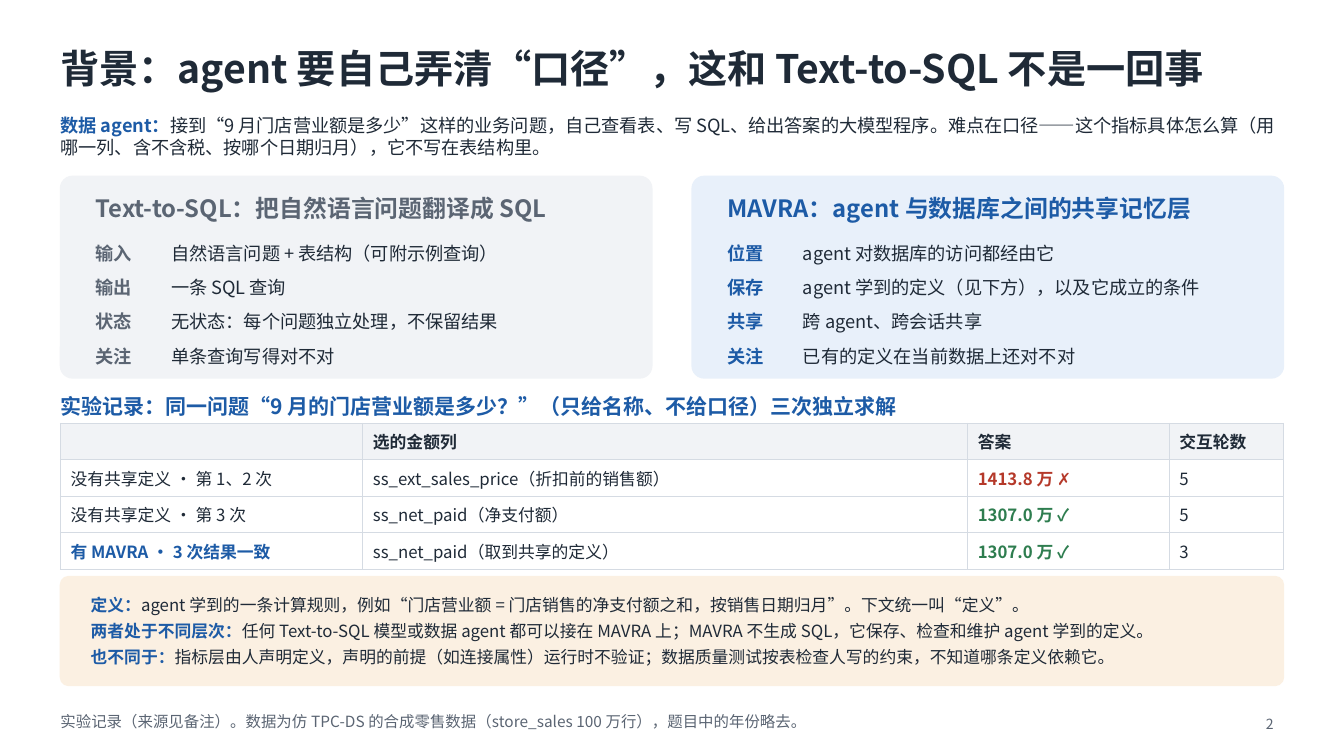
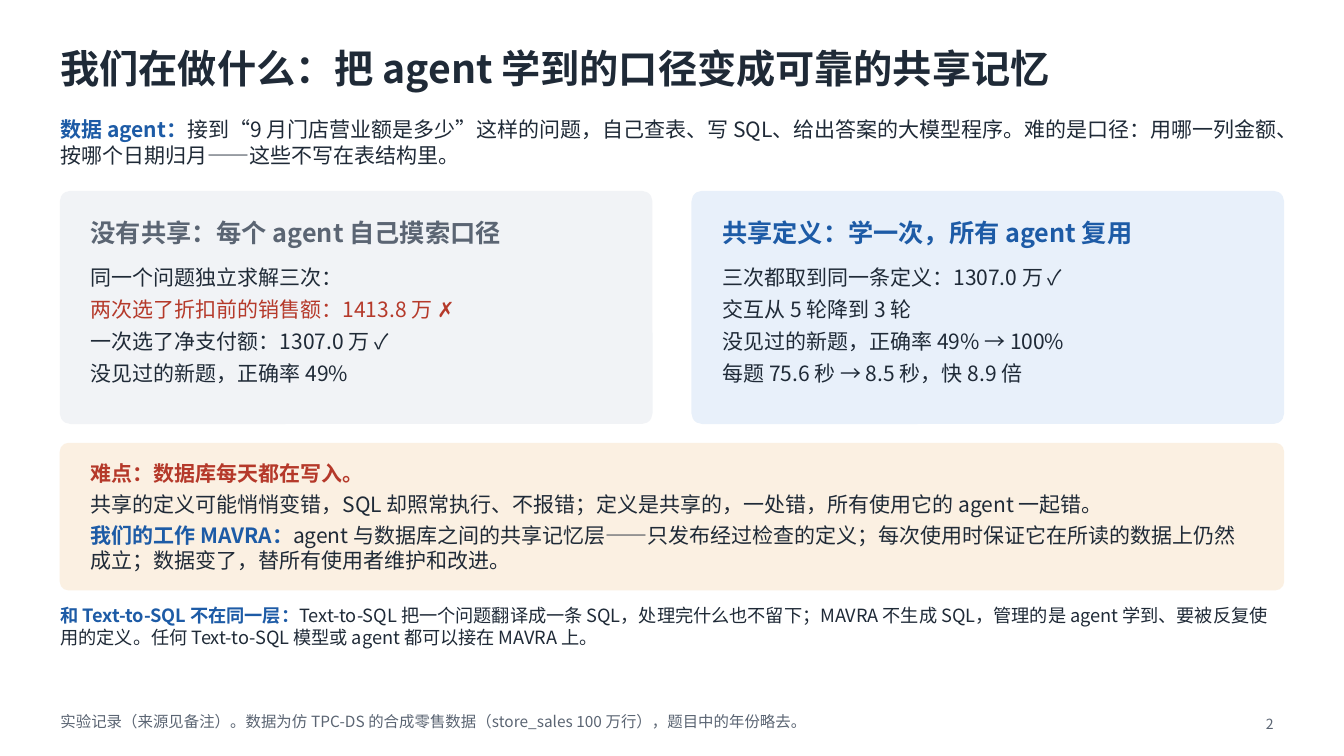
Before and after one commit to mmmttt000045/agent4db-adapter, a slide deck: slide 2 of docs/mavra-system.pptx. Drawn at 1344x756 pixels with LibreOffice and Linux fonts; fonts in the diff are those of the drawing. Boxes give left, top, right and bottom in pixels: in the first picture for what was removed or moved away, otherwise in the second. Text is boxed around its words. In the diff, an @@ line names an element or a change of style, - is before the commit and + after.

```diff
--- a/docs/mavra-system.pptx
+++ b/docs/mavra-system.pptx
@@ title at [60,49,1049,93]: text changed @@
-背景：agent 要自己弄清“口径”，这和 Text-to-SQL 不是一回事
+我们在做什么：把 agent 学到的口径变成可靠的共享记忆
@@ text at [60,117,1297,165]: text changed; size 13 to 15 pt @@
-数据 agent：接到“9 月门店营业额是多少”这样的业务问题，自己查看表、写 SQL、给出答案的大模型程序。难点在口径——这个指标具体怎么算（用哪一列、含不含税、按哪个日期归月），它不写在表结构里。
+数据 agent：接到“9 月门店营业额是多少”这样的问题，自己查表、写 SQL、给出答案的大模型程序。难的是口径：用哪一列金额、按哪个日期归月——这些不写在表结构里。
@@ rounded rectangle: place and size @@
-rounded rectangle at [60,176,652,378]
+rounded rectangle at [60,192,652,423]
@@ text removed at [96,197,547,222] @@
-Text-to-SQL：把自然语言问题翻译成 SQL
@@ rounded rectangle: place and size @@
-rounded rectangle at [693,176,1285,378]
+rounded rectangle at [693,192,1285,423]
@@ text removed at [727,196,1191,223] @@
-MAVRA：agent 与数据库之间的共享记忆层
@@ text added at [91,220,500,248], 18 pt, text #5B6573, bold @@
+没有共享：每个 agent 自己摸索口径
@@ text added at [722,220,1132,248], 18 pt, text #1D5BA6, bold @@
+共享定义：学一次，所有 agent 复用
@@ text added at [91,267,433,383], 15 pt, text #1F2A37 @@
+同一个问题独立求解三次：
+两次选了折扣前的销售额：1413.8 万 ✗
+一次选了净支付额：1307.0 万 ✓
+没见过的新题，正确率 49%
@@ text removed at [96,244,132,262] @@
-输入
@@ text removed at [171,244,498,262] @@
-自然语言问题 + 表结构（可附示例查询）
@@ text added at [722,267,1064,383], 15 pt, text #1F2A37 @@
+三次都取到同一条定义：1307.0 万 ✓
+交互从 5 轮降到 3 轮
+没见过的新题，正确率 49% → 100%
+每题 75.6 秒 → 8.5 秒，快 8.9 倍
@@ text removed at [727,244,763,262] @@
-位置
@@ text removed at [803,244,1055,265] @@
-agent 对数据库的访问都经由它
@@ text removed at [96,278,132,296] @@
-输出
@@ text removed at [171,278,286,298] @@
-一条 SQL 查询
@@ text removed at [727,278,763,296] @@
-保存
@@ text removed at [803,278,1200,299] @@
-agent 学到的定义（见下方），以及它成立的条件
@@ text removed at [96,312,132,330] @@
-状态
@@ text removed at [171,312,498,330] @@
-无状态：每个问题独立处理，不保留结果
@@ text removed at [727,312,763,330] @@
-共享
@@ text removed at [803,312,982,333] @@
-跨 agent、跨会话共享
@@ text removed at [96,347,132,365] @@
-关注
@@ text removed at [171,347,334,365] @@
-单条查询写得对不对
@@ text removed at [727,347,763,365] @@
-关注
@@ text removed at [803,347,1075,365] @@
-已有的定义在当前数据上还对不对
@@ text removed at [60,396,897,416] @@
-实验记录：同一问题“9 月的门店营业额是多少？”（只给名称、不给口径）三次独立求解
@@ proportions changed in 3 elements at [60,192,652,423], [693,192,1285,423], [60,444,1284,590] @@
@@ rounded rectangle: place and size @@
-rounded rectangle at [60,577,1284,686]
+rounded rectangle at [60,444,1284,590]
@@ table removed at [60,423,1284,566], 4 rows, 4 columns @@
- | 选的金额列 | 答案 | 交互轮数
-没有共享定义 · 第 1、2 次 | ss_ext_sales_price（折扣前的销售额） | 1413.8 万 ✗ | 5
-没有共享定义 · 第 3 次 | ss_net_paid（净支付额） | 1307.0 万 ✓ | 5
-有 MAVRA · 3 次结果一致 | ss_net_paid（取到共享的定义） | 1307.0 万 ✓ | 3
@@ text added at [91,463,1235,571], 15 pt, text #1F2A37 @@
+难点：数据库每天都在写入。
+共享的定义可能悄悄变错，SQL 却照常执行、不报错；定义是共享的，一处错，所有使用它的 agent 一起错。
+我们的工作 MAVRA：agent 与数据库之间的共享记忆层——只发布经过检查的定义；每次使用时保证它在所读的数据上仍然成立；数据变了，替所有使用者维护和改进。
@@ text at [60,606,1267,649]: text changed; size 12 to 13 pt @@
-定义：agent 学到的一条计算规则，例如“门店营业额 = 门店销售的净支付额之和，按销售日期归月”。下文统一叫“定义”。
-两者处于不同层次：任何 Text-to-SQL 模型或数据 agent 都可以接在 MAVRA 上；MAVRA 不生成 SQL，它保存、检查和维护 agent 学到的定义。
-也不同于：指标层由人声明定义，声明的前提（如连接属性）运行时不验证；数据质量测试按表检查人写的约束，不知道哪条定义依赖它。
+和 Text-to-SQL 不在同一层：Text-to-SQL 把一个问题翻译成一条 SQL，处理完什么也不留下；MAVRA 不生成 SQL，管理的是 agent 学到、要被反复使用的定义。任何 Text-to-SQL 模型或 agent 都可以接在 MAVRA 上。
@@ text "和 Text-to-SQL 不在同一层：Text-to-SQL 把一个问题翻译成一条 SQL，处理完什么也不留下；MAV ..." at [60,606,1267,649]: vertical alignment middle to top @@
```
Also in this commit, not shown: 4 other slides changed, 3 slides added, 5 slides removed, 23 other files.
